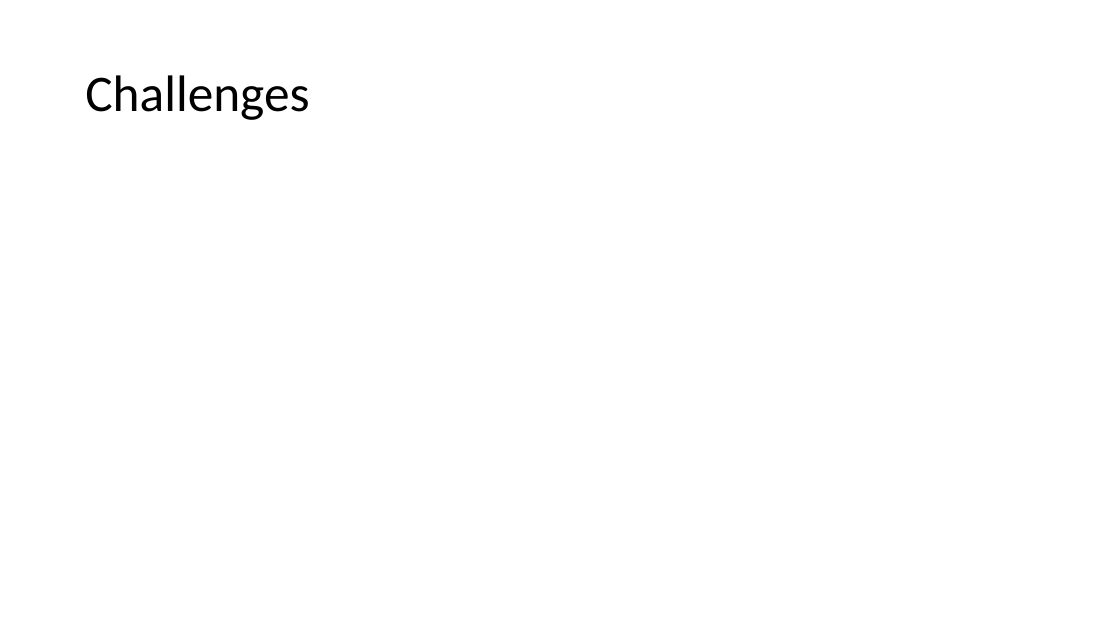
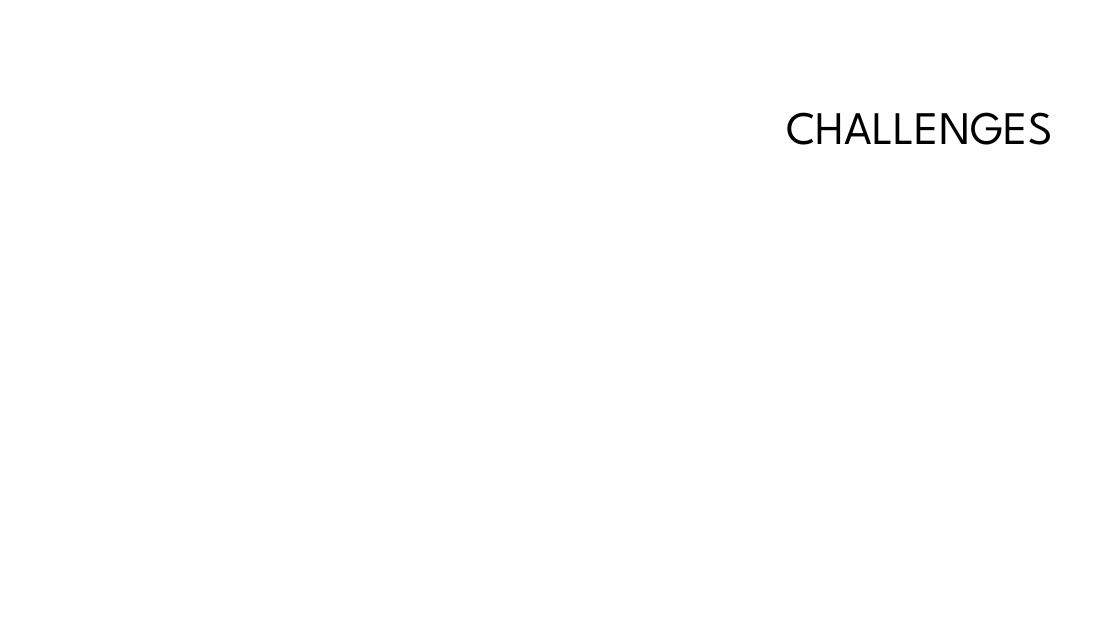
Before and after one commit to Andrew-Rendler/CSPB-3308-Project---Crypto-Tracker, a slide deck: slide 14 of CryptoTrackerPrez.pptx (slide 10 before the commit). Drawn at 1120x630 pixels with LibreOffice and Linux fonts; fonts in the diff are those of the drawing; background and template pictures are left out. Boxes give left, top, right and bottom in pixels: in the first picture for what was removed or moved away, otherwise in the second. Text is boxed around its words. In the diff, an @@ line names an element or a change of style, - is before the commit and + after.

```diff
--- a/CryptoTrackerPrez.pptx
+++ b/CryptoTrackerPrez.pptx
@@ title at (x1=786, y1=112, x2=1052, y2=145): text changed; size 44 to 40 pt; font Calibri to League Spartan @@
-Challenges
+CHALLENGES
```
Also in this commit, not shown: 8 other slides changed, 6 slides added, 2 slides removed.
